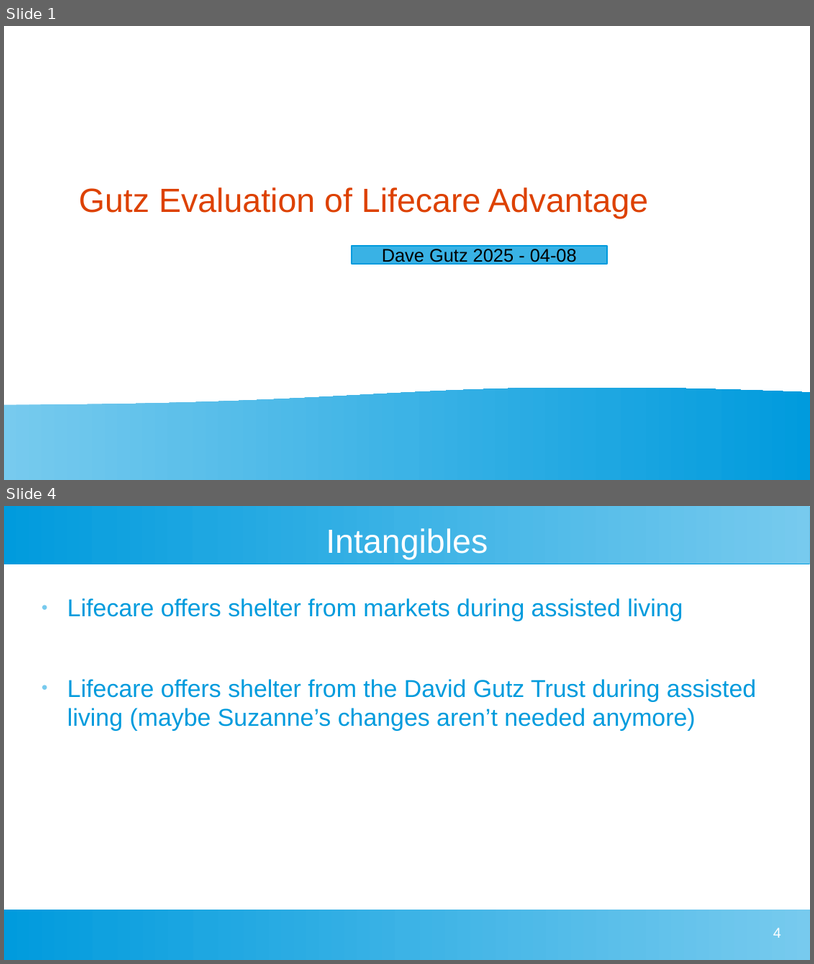
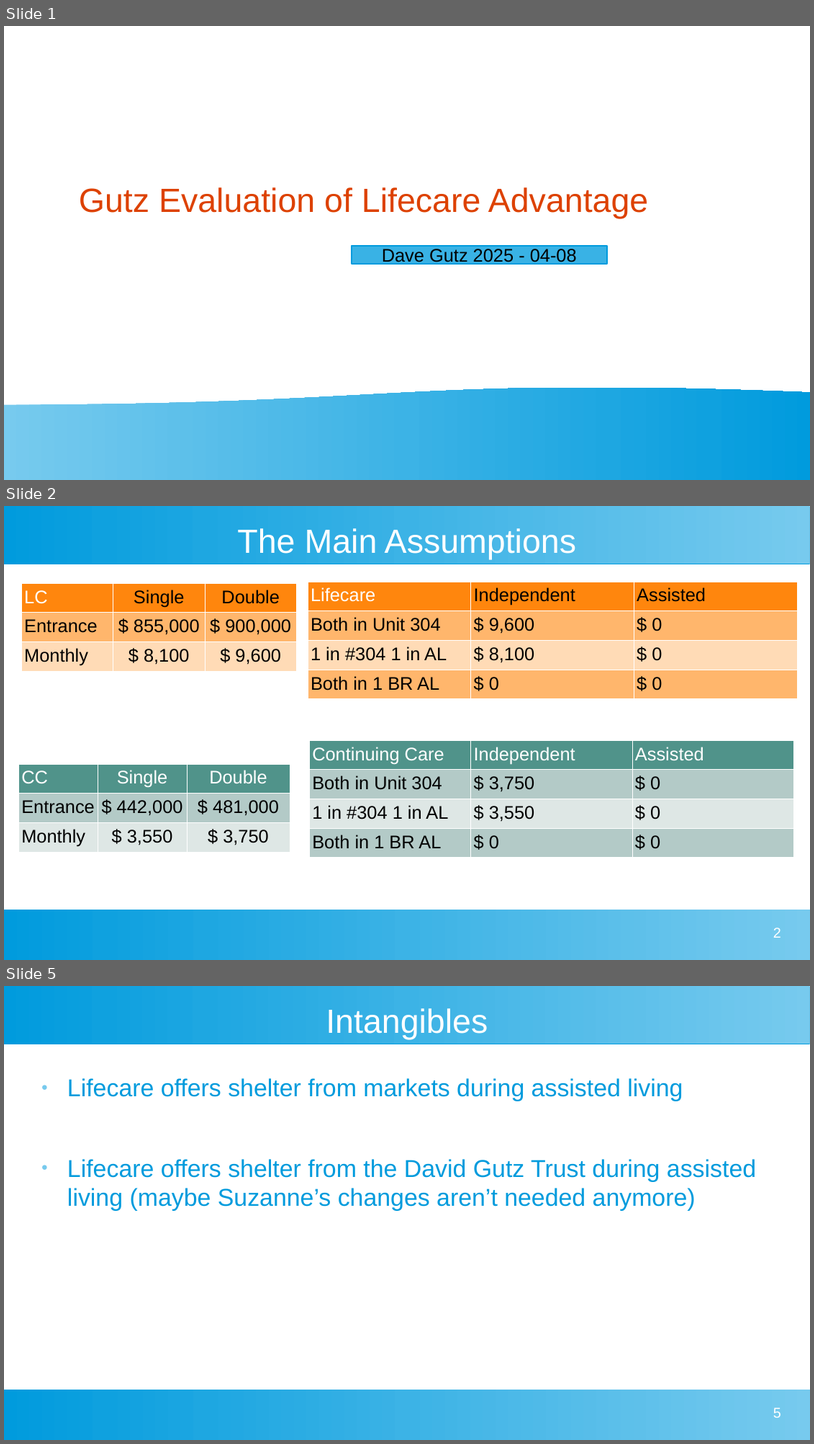
Before and after one commit to davegutz/myLifeSaver, a slide deck: Gutz Evaluation of Taylor Lifecare Advantage.odp. Shown one above the other, each under a label of ours: slides 1 and 4 before the commit, slides 1, 2 and 5 after it; the slides between them are not shown. The pictures are 814x964 and 814x1444 pixels, drawn with LibreOffice and Linux fonts; fonts in the diff are those of the drawing. Boxes give left, top, right and bottom in pixels: in the first picture for what was removed or moved away, otherwise in the second. Text is boxed around its words. In the diff, an @@ line names an element or a change of style, - is before the commit and + after.

```diff
--- a/Gutz Evaluation of Taylor Lifecare Advantage.odp
+++ b/Gutz Evaluation of Taylor Lifecare Advantage.odp
@@ slide 2 added at [4, 506, 810, 960], background #FFFFFF; not listed: 2 template elements that a slide beside it also shows @@
@@ title added at [237, 528, 576, 559], 33 pt, text #FFFFFF @@
+The Main Assumptions
@@ table added at [21, 583, 296, 669], 3 rows, 3 columns @@
+LC | Single | Double
+Entrance | $ 855,000 | $ 900,000
+Monthly | $ 8,100 | $ 9,600
@@ table added at [308, 582, 797, 693], 4 rows, 3 columns @@
+Lifecare | Independent | Assisted
+Both in Unit 304 | $ 9,600 | $ 0
+1 in #304 1 in AL | $ 8,100 | $ 0
+Both in 1 BR AL | $ 0 | $ 0
@@ table added at [310, 740, 795, 852], 4 rows, 3 columns @@
+Continuing Care | Independent | Assisted
+Both in Unit 304 | $ 3,750 | $ 0
+1 in #304 1 in AL | $ 3,550 | $ 0
+Both in 1 BR AL | $ 0 | $ 0
@@ table added at [18, 764, 290, 849], 3 rows, 3 columns @@
+CC | Single | Double
+Entrance | $ 442,000 | $ 481,000
+Monthly | $ 3,550 | $ 3,750
@@ page number added at [774, 927, 782, 937], 14 pt, text #FFFFFF @@
+2
@@ what was slide 4 is now slide 5 @@
@@ page number at [774, 1407, 782, 1417]: text changed @@
-4
+5
```
Also in this commit, not shown: 3 slides changed, 2 other files.
